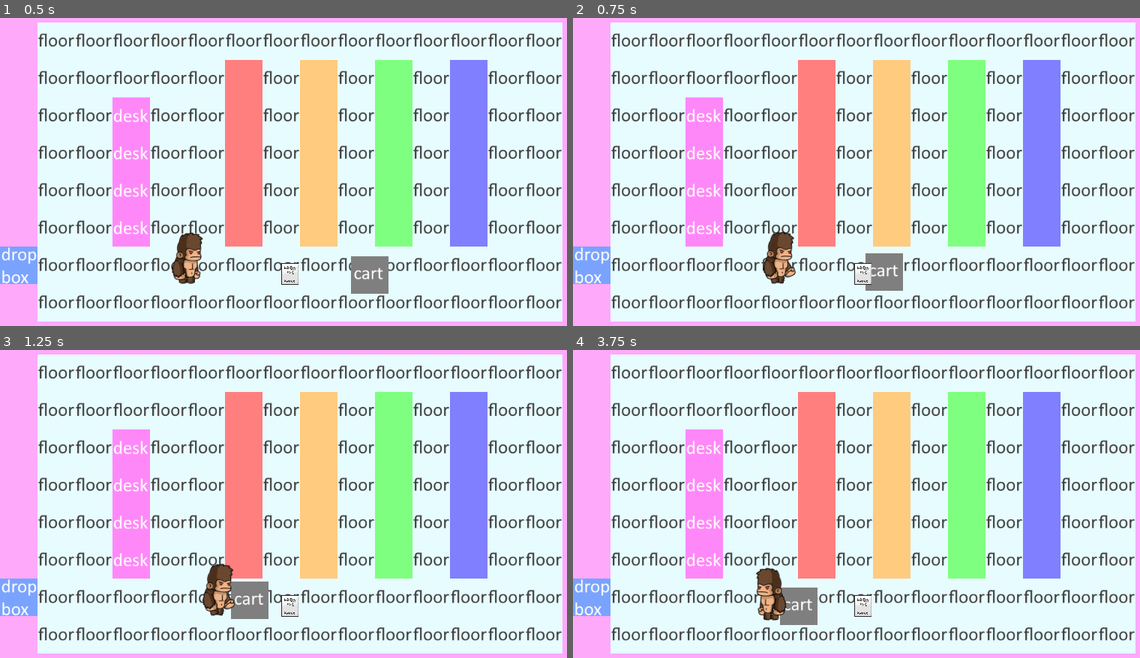
Above: before the commit, frames 1-4 (two rows, left to right).
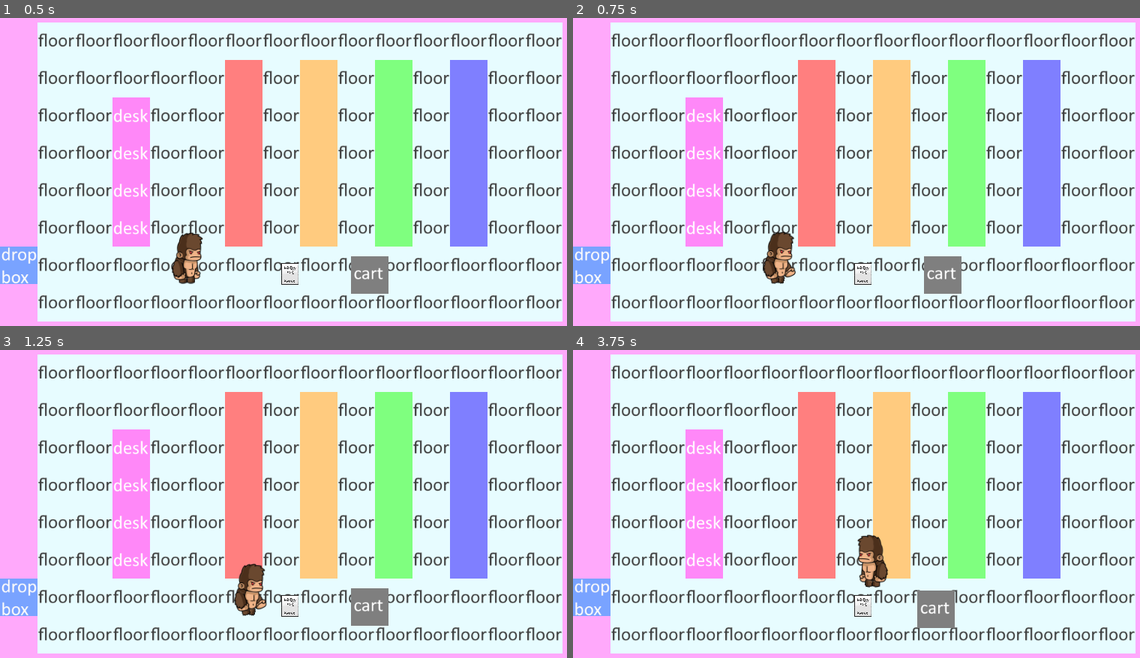
Above: after the commit, the same moments.

Repository: Jawfish/Overbooked
Game: Godot game, scene res://Engine/Main.tscn
The game is run twice, just before and just after one commit, with the same random seed, the same clock (stepped at 60 frames per second) and the same inputs.
Inputs:
- Up to frame 1 (0.5 s): no input
- Up to frame 2 (0.75 s): hold D (move_right) from 0.53 s (still down); hold Space (interact) from 0.53 s (still down)
- Up to frame 3 (1.25 s): keep holding D (move_right); keep holding Space (interact); tap Shift (move_cart, bound only after the commit) at 0.8 s
- Up to frame 4 (3.75 s): release D (move_right) at 1.28 s; release Space (interact) at 1.28 s; hold S (move_down) 1.28-2.03 s; tap Shift (move_cart, bound only after the commit) at 1.35, 2.3, 2.85 s; tap Space (interact) at 1.55, 3.05 s; hold D (move_right) 2.03-2.78 s; hold Space (interact) 2.03-2.78 s; hold W (move_up) 2.78-3.53 s; hold A (move_left) from 3.53 s (still down); hold Space (interact) from 3.53 s (still down)

Frame 1 is identical in both runs. In frame 2, 1.5% of the frame differs, in the area x 51-69%, y 76-90%; in frame 3, 2.5%; in frame 4, 2.9%, in the area x 32-68%, y 59-91%.

Commit message:
initial dropbox functionality

Diff:
--- a/Actors/Interactor.gd
+++ b/Actors/Interactor.gd
@@ -11,7 +11,7 @@
 	actor = get_parent()
 
 func _input(event):
-	if event.is_action_pressed("ui_select"):
+	if event.is_action_pressed("interact"):
 		if heldItem and not target:
 			# drop
 			var map = get_node("/root/Main")
@@ -35,12 +35,12 @@
 
 func _on_body_entered(body: PhysicsBody2D):
 	#highlight_object(body)
-	print("body in interactor")
+	print(body.name + " entered interactor")
 	target = body
 
 func _on_body_exited(body: PhysicsBody2D):
 	#unhighlight_object(body)
-	print("body left")
+	print(body.name + " left interactor")
 	var still_overlapping = self.get_overlapping_bodies()
 	target = still_overlapping[0] if len(still_overlapping) > 0 else null
 
--- a/Actors/Player.gd
+++ b/Actors/Player.gd
@@ -4,6 +4,9 @@
 enum STATES {IDLE, MOVING, INTERACTING}
 
 var current_state: int = STATES.IDLE
+
+func _ready() -> void:
+	Globals.player = self
 
 func _physics_process(delta):
 	# get input action strength
--- a/Actors/Player.tscn
+++ b/Actors/Player.tscn
@@ -1,24 +1,24 @@
-[gd_scene load_steps=9 format=2]
+[gd_scene load_steps=10 format=2]
 
 [ext_resource path="res://Actors/Actor.tscn" type="PackedScene" id=1]
 [ext_resource path="res://Actors/Player.gd" type="Script" id=2]
 [ext_resource path="res://Actors/Interactor.tscn" type="PackedScene" id=3]
 [ext_resource path="res://Assets/Objects/HighlightMaterial.tres" type="Material" id=4]
 
-[sub_resource type="RectangleShape2D" id=1]
+[sub_resource type="CircleShape2D" id=1]
+radius = 23.6363
+
+[sub_resource type="RectangleShape2D" id=2]
 extents = Vector2( 16, 48 )
 
 [sub_resource type="RectangleShape2D" id=3]
 extents = Vector2( 16, 48 )
 
-[sub_resource type="RectangleShape2D" id=2]
-extents = Vector2( 22, 16 )
-
 [sub_resource type="RectangleShape2D" id=4]
 extents = Vector2( 22, 16 )
 
-[sub_resource type="CircleShape2D" id=1]
-radius = 21.2969
+[sub_resource type="RectangleShape2D" id=5]
+extents = Vector2( 22, 16 )
 
 [node name="Player" instance=ExtResource( 1 )]
 z_index = 2
@@ -26,6 +26,7 @@
 movement_speed = 150
 
 [node name="Collider" parent="." index="1"]
+position = Vector2( 0.211869, 6.98997 )
 shape = SubResource( 1 )
 
 [node name="Interactor" parent="." index="2" instance=ExtResource( 3 )]
--- /dev/null
+++ b/Assets/UI/ExclamationMark.svg
@@ -0,0 +1,74 @@
+<?xml version="1.0" encoding="UTF-8" standalone="no"?>
+<svg
+   xmlns:dc="http://purl.org/dc/elements/1.1/"
+   xmlns:cc="http://creativecommons.org/ns#"
+   xmlns:rdf="http://www.w3.org/1999/02/22-rdf-syntax-ns#"
+   xmlns:svg="http://www.w3.org/2000/svg"
+   xmlns="http://www.w3.org/2000/svg"
+   xmlns:sodipodi="http://sodipodi.sourceforge.net/DTD/sodipodi-0.dtd"
+   xmlns:inkscape="http://www.inkscape.org/namespaces/inkscape"
+   width="75.82312mm"
+   height="263.50217mm"
+   viewBox="0 0 75.82312 263.50216"
+   version="1.1"
+   id="svg8"
+   inkscape:version="1.0.1 (3bc2e813f5, 2020-09-07)"
+   sodipodi:docname="ExclamationMark.svg">
+  <defs
+     id="defs2" />
+  <sodipodi:namedview
+     id="base"
+     pagecolor="#ffffff"
+     bordercolor="#666666"
+     borderopacity="1.0"
+     inkscape:pageopacity="0.0"
+     inkscape:pageshadow="2"
+     inkscape:zoom="0.49497475"
+     inkscape:cx="143.86993"
+     inkscape:cy="656.74124"
+     inkscape:document-units="mm"
+     inkscape:current-layer="layer1"
+     inkscape:document-rotation="0"
+     showgrid="false"
+     fit-margin-top="5"
+     fit-margin-left="5"
+     fit-margin-right="5"
+     fit-margin-bottom="5"
+     lock-margins="true"
+     inkscape:window-width="1887"
+     inkscape:window-height="1198"
+     inkscape:window-x="1039"
+     inkscape:window-y="99"
+     inkscape:window-maximized="0" />
+  <metadata
+     id="metadata5">
+    <rdf:RDF>
+      <cc:Work
+         rdf:about="">
+        <dc:format>image/svg+xml</dc:format>
+        <dc:type
+           rdf:resource="http://purl.org/dc/dcmitype/StillImage" />
+        <dc:title></dc:title>
+      </cc:Work>
+    </rdf:RDF>
+  </metadata>
+  <g
+     inkscape:label="Layer 1"
+     inkscape:groupmode="layer"
+     id="layer1"
+     transform="translate(-34.632238,81.987289)">
+    <circle
+       style="fill:#ffffff;fill-rule:evenodd;stroke:#000000;stroke-width:5.29167;stroke-miterlimit:4;stroke-dasharray:none"
+       id="path10"
+       cx="72.571426"
+       cy="143.63095"
+       r="30.238094" />
+    <ellipse
+       style="fill:#ffffff;fill-rule:evenodd;stroke:#000000;stroke-width:4.78779;stroke-miterlimit:4;stroke-dasharray:none"
+       id="path12"
+       ry="81.951866"
+       rx="30.488852"
+       cy="7.3584723"
+       cx="72.514984" />
+  </g>
+</svg>
--- /dev/null
+++ b/Assets/UI/Pip.svg
@@ -0,0 +1,67 @@
+<?xml version="1.0" encoding="UTF-8" standalone="no"?>
+<svg
+   xmlns:dc="http://purl.org/dc/elements/1.1/"
+   xmlns:cc="http://creativecommons.org/ns#"
+   xmlns:rdf="http://www.w3.org/1999/02/22-rdf-syntax-ns#"
+   xmlns:svg="http://www.w3.org/2000/svg"
+   xmlns="http://www.w3.org/2000/svg"
+   xmlns:sodipodi="http://sodipodi.sourceforge.net/DTD/sodipodi-0.dtd"
+   xmlns:inkscape="http://www.inkscape.org/namespaces/inkscape"
+   width="75.76786mm"
+   height="75.76786mm"
+   viewBox="0 0 75.76786 75.767858"
+   version="1.1"
+   id="svg8"
+   inkscape:version="1.0.1 (3bc2e813f5, 2020-09-07)"
+   sodipodi:docname="Pip.svg">
+  <defs
+     id="defs2" />
+  <sodipodi:namedview
+     id="base"
+     pagecolor="#ffffff"
+     bordercolor="#666666"
+     borderopacity="1.0"
+     inkscape:pageopacity="0.0"
+     inkscape:pageshadow="2"
+     inkscape:zoom="0.49497475"
+     inkscape:cx="143.66108"
+     inkscape:cy="189.63085"
+     inkscape:document-units="mm"
+     inkscape:current-layer="layer1"
+     inkscape:document-rotation="0"
+     showgrid="false"
+     fit-margin-top="5"
+     fit-margin-left="5"
+     fit-margin-right="5"
+     fit-margin-bottom="5"
+     lock-margins="true"
+     inkscape:window-width="1887"
+     inkscape:window-height="1198"
+     inkscape:window-x="1039"
+     inkscape:window-y="99"
+     inkscape:window-maximized="0" />
+  <metadata
+     id="metadata5">
+    <rdf:RDF>
+      <cc:Work
+         rdf:about="">
+        <dc:format>image/svg+xml</dc:format>
+        <dc:type
+           rdf:resource="http://purl.org/dc/dcmitype/StillImage" />
+        <dc:title></dc:title>
+      </cc:Work>
+    </rdf:RDF>
+  </metadata>
+  <g
+     inkscape:label="Layer 1"
+     inkscape:groupmode="layer"
+     id="layer1"
+     transform="translate(-34.687497,-105.74702)">
+    <circle
+       style="fill:#ffffff;fill-rule:evenodd;stroke:#000000;stroke-width:5.29167;stroke-miterlimit:4;stroke-dasharray:none"
+       id="path10"
+       cx="72.571426"
+       cy="143.63095"
+       r="30.238094" />
+  </g>
+</svg>
--- /dev/null
+++ b/Engine/Globals.gd
@@ -0,0 +1,3 @@
+extends Node
+
+var player: Player
--- /dev/null
+++ b/Interface/Pip.tscn
@@ -0,0 +1,6 @@
+[gd_scene load_steps=2 format=2]
+
+[ext_resource path="res://Assets/UI/Pip.svg" type="Texture" id=1]
+
+[node name="Pip" type="Sprite"]
+texture = ExtResource( 1 )
--- /dev/null
+++ b/Objects/Book.gd
@@ -0,0 +1,19 @@
+extends Node
+class_name Book
+enum BOOK_COLORS {RED, ORANGE, GREEN, BLUE}
+
+var book_color: int
+
+func _init() -> void:
+	book_color = randi() % BOOK_COLORS.size() + 1
+
+func _ready() -> void:
+	match book_color:
+		BOOK_COLORS.RED:
+			pass
+		BOOK_COLORS.ORANGE:
+			pass
+		BOOK_COLORS.GREEN:
+			pass
+		BOOK_COLORS.BLUE:
+			pass
--- a/Objects/Book.tscn
+++ b/Objects/Book.tscn
@@ -1,6 +1,7 @@
-[gd_scene load_steps=3 format=2]
+[gd_scene load_steps=4 format=2]
 
 [ext_resource path="res://Assets/Objects/book.png" type="Texture" id=1]
+[ext_resource path="res://Objects/Book.gd" type="Script" id=2]
 
 [sub_resource type="RectangleShape2D" id=1]
 extents = Vector2( 16, 20 )
@@ -8,6 +9,7 @@
 [node name="Book" type="StaticBody2D"]
 collision_layer = 2
 collision_mask = 2147483650
+script = ExtResource( 2 )
 
 [node name="CollisionShape2D" type="CollisionShape2D" parent="."]
 shape = SubResource( 1 )
--- a/Objects/CartObject.gd
+++ b/Objects/CartObject.gd
@@ -5,33 +5,34 @@
 export(int) var _push_speed: int = 1
 
 var _books: Array = []
-var _being_pushed_by_player: bool = false
+var _attached: bool = false
 
-onready var _player: Actor = get_parent().find_node("Player")
+onready var _player: Actor = Globals.player
 
 func _input(event: InputEvent) -> void:
-	if event.is_action_pressed("interact"):
-		attach_to_player()
+	if event.is_action_pressed("move_cart"):
+		if (_player.position - position).length() < 100:
+			attach_to_player()
+	if event.is_action_released("move_cart") and _attached:
+		_attached = false
 
 func _physics_process(delta: float) -> void:
 	rotation = 0
-	if _being_pushed_by_player:
+	if _attached and _player:
 		move_and_slide((_player.position - position) * 2)
 
 func push(direction: Vector2) -> void:
 	move_and_collide(direction * _push_speed)
 
-# TODO: replace Object with book type
-func add_book(book: Object):
+func add_book(book: StaticBody2D) -> void:
 	if _books.size() < _max_books:
 		_books.append(book)
 
-# TODO: replace Object with book type
-func get_top_book() -> Object:
+func get_top_book() -> StaticBody2D:
 	return _books.pop_back()
 
 func attach_to_player() -> void:
-	_being_pushed_by_player = true
+	_attached = true
 
 func detach_from_player() -> void:
-	_being_pushed_by_player = false
+	_attached = false
--- a/Objects/CartObject.tscn
+++ b/Objects/CartObject.tscn
@@ -7,6 +7,8 @@
 radius = 16.0
 
 [node name="CartObject" type="KinematicBody2D"]
+collision_layer = 4
+collision_mask = 2147483652
 script = ExtResource( 2 )
 
 [node name="Sprite" type="Sprite" parent="."]
--- a/Objects/DropBoxObject.gd
+++ b/Objects/DropBoxObject.gd
@@ -1,17 +1,44 @@
 extends GameObject
 class_name DropBoxObject
 
-
-# Declare member variables here. Examples:
-# var a: int = 2
-# var b: String = "text"
+export(float) var min_time: float
+export(float) var max_time: float
+export(PackedScene) var book_scene: PackedScene
+var _books: Array
 
 
-# Called when the node enters the scene tree for the first time.
-func _ready() -> void:
-	pass # Replace with function body.
+func _on_Timer_ready() -> void:
+	start_random_timer()
 
+func _on_Timer_timeout() -> void:
+	start_random_timer()
+	$AudioStreamPlayer2D.play()
+	$AnimationPlayer.play("Exclaim")
+	generate_new_book()
 
-# Called every frame. 'delta' is the elapsed time since the previous frame.
-#func _process(delta: float) -> void:
-#	pass
+func start_random_timer() -> void:
+	# randomize so it won't be the same every game
+	randomize()
+	$Timer.start(rand_range(min_time, max_time))
+
+func generate_new_book() -> void:
+	var book: Book = book_scene.instance()
+	add_book_pip(book)
+	_books.append(book)
+
+func add_book_pip(book: Book) -> void:
+	var pip = Rect2(position + Vector2(0, 32), Vector2.ONE * 10)
+	var color: Color
+	match book.book_color:
+		book.BOOK_COLORS.RED:
+			color = Color.blue
+		book.BOOK_COLORS.ORANGE:
+			color = Color.orange
+		book.BOOK_COLORS.GREEN:
+			color = Color.green
+		book.BOOK_COLORS.BLUE:
+			color = Color.blue
+	draw_rect(pip, color)
+
+func remove_book_pip() -> void:
+	pass
--- a/Objects/DropBoxObject.tscn
+++ b/Objects/DropBoxObject.tscn
@@ -1,14 +1,82 @@
-[gd_scene load_steps=5 format=2]
+[gd_scene load_steps=11 format=2]
 
 [ext_resource path="res://Objects/Object.tscn" type="PackedScene" id=1]
 [ext_resource path="res://Assets/Tiles/DropBoxTile.png" type="Texture" id=2]
 [ext_resource path="res://Objects/DropBoxObject.gd" type="Script" id=3]
+[ext_resource path="res://Assets/Sounds/sfxE04.wav" type="AudioStream" id=4]
+[ext_resource path="res://Assets/UI/ExclamationMark.svg" type="Texture" id=5]
+[ext_resource path="res://Objects/Book.tscn" type="PackedScene" id=6]
 
 [sub_resource type="RectangleShape2D" id=1]
 extents = Vector2( 32, 32 )
 
+[sub_resource type="Animation" id=2]
+resource_name = "Exclaim"
+length = 0.3
+tracks/0/type = "value"
+tracks/0/path = NodePath("ExclamationMark:position")
+tracks/0/interp = 2
+tracks/0/loop_wrap = true
+tracks/0/imported = false
+tracks/0/enabled = true
+tracks/0/keys = {
+"times": PoolRealArray( 0, 0.2 ),
+"transitions": PoolRealArray( 1, 1 ),
+"update": 0,
+"values": [ Vector2( 0, 0 ), Vector2( 0, -96 ) ]
+}
+tracks/1/type = "value"
+tracks/1/path = NodePath("ExclamationMark:scale")
+tracks/1/interp = 2
+tracks/1/loop_wrap = true
+tracks/1/imported = false
+tracks/1/enabled = true
+tracks/1/keys = {
+"times": PoolRealArray( 0, 0.2 ),
+"transitions": PoolRealArray( 1, 1 ),
+"update": 0,
+"values": [ Vector2( 1e-05, 1e-05 ), Vector2( 0.1, 0.1 ) ]
+}
+tracks/2/type = "method"
+tracks/2/path = NodePath("AnimationPlayer")
+tracks/2/interp = 1
+tracks/2/loop_wrap = true
+tracks/2/imported = false
+tracks/2/enabled = true
+tracks/2/keys = {
+"times": PoolRealArray( 0.3 ),
+"transitions": PoolRealArray( 1 ),
+"values": [ {
+"args": [ "Idle", -1, 1.0, false ],
+"method": "play"
+} ]
+}
+
+[sub_resource type="Animation" id=3]
+resource_name = "Idle"
+length = 6.0
+loop = true
+tracks/0/type = "value"
+tracks/0/path = NodePath("ExclamationMark:position")
+tracks/0/interp = 2
+tracks/0/loop_wrap = true
+tracks/0/imported = false
+tracks/0/enabled = true
+tracks/0/keys = {
+"times": PoolRealArray( 0, 0.5, 1, 1.5, 2, 2.5, 3, 3.5, 4, 4.5, 5, 5.5 ),
+"transitions": PoolRealArray( 1, 1, 1, 1, 1, 1, 1, 1, 1, 1, 1, 1 ),
+"update": 0,
+"values": [ Vector2( 0, -100 ), Vector2( 0, -92 ), Vector2( 0, -100 ), Vector2( 0, -92 ), Vector2( 0, -100 ), Vector2( 0, -92 ), Vector2( 0, -100 ), Vector2( 0, -92 ), Vector2( 0, -100 ), Vector2( 0, -92 ), Vector2( 0, -100 ), Vector2( 0, -92 ) ]
+}
+
+[sub_resource type="Animation" id=4]
+resource_name = "Stash"
+
 [node name="DropBoxObject" instance=ExtResource( 1 )]
 script = ExtResource( 3 )
+min_time = 7.0
+max_time = 20.0
+book_scene = ExtResource( 6 )
 
 [node name="Sprite" type="Sprite" parent="." index="0"]
 texture = ExtResource( 2 )
@@ -17,3 +85,19 @@
 
 [node name="CollisionShape2D" type="CollisionShape2D" parent="StaticBody2D" index="0"]
 shape = SubResource( 1 )
+
+[node name="Timer" type="Timer" parent="." index="2"]
+
+[node name="AudioStreamPlayer2D" type="AudioStreamPlayer2D" parent="." index="3"]
+stream = ExtResource( 4 )
+
+[node name="ExclamationMark" type="Sprite" parent="." index="4"]
+scale = Vector2( 1e-05, 1e-05 )
+texture = ExtResource( 5 )
+
+[node name="AnimationPlayer" type="AnimationPlayer" parent="." index="5"]
+anims/Exclaim = SubResource( 2 )
+anims/Idle = SubResource( 3 )
+anims/Stash = SubResource( 4 )
+[connection signal="ready" from="Timer" to="." method="_on_Timer_ready"]
+[connection signal="timeout" from="Timer" to="." method="_on_Timer_timeout"]
--- a/Objects/ShelfObject.gd
+++ b/Objects/ShelfObject.gd
@@ -19,3 +19,5 @@
 		"blue":
 			modulate = Color(0.5, 0.5, 1.0, 1.0)
 			shelf_color = SHELF_COLORS.BLUE
+	name = color.capitalize() + "ShelfObject"
+	print(name)
--- a/Objects/ShelfObject.tscn
+++ b/Objects/ShelfObject.tscn
@@ -14,6 +14,8 @@
 texture = ExtResource( 3 )
 
 [node name="StaticBody2D" type="StaticBody2D" parent="." index="1"]
+collision_layer = 7
+collision_mask = 7
 
 [node name="CollisionShape2D" type="CollisionShape2D" parent="StaticBody2D" index="0"]
 shape = SubResource( 1 )
--- a/Objects/WallObject.tscn
+++ b/Objects/WallObject.tscn
@@ -15,7 +15,9 @@
 texture = ExtResource( 2 )
 
 [node name="StaticBody2D" type="StaticBody2D" parent="." index="1"]
-physics_material_override = SubResource( 2 )
+collision_layer = 7
+collision_mask = 7
+physics_material_override = SubResource( 1 )
 
 [node name="CollisionShape2D" type="CollisionShape2D" parent="StaticBody2D" index="0"]
-shape = SubResource( 1 )
+shape = SubResource( 2 )
--- a/project.godot
+++ b/project.godot
@@ -13,6 +13,11 @@
 "class": "Actor",
 "language": "GDScript",
 "path": "res://Actors/Actor.gd"
+}, {
+"base": "Node",
+"class": "Book",
+"language": "GDScript",
+"path": "res://Objects/Book.gd"
 }, {
 "base": "KinematicBody2D",
 "class": "CartObject",
@@ -46,6 +51,7 @@
 } ]
 _global_script_class_icons={
 "Actor": "",
+"Book": "",
 "CartObject": "",
 "DeskObject": "",
 "DropBoxObject": "",
@@ -59,6 +65,10 @@
 config/name="Overbooked"
 run/main_scene="res://Engine/Main.tscn"
 config/icon="res://icon.png"
+
+[autoload]
+
+Globals="*res://Engine/Globals.gd"
 
 [display]
 
@@ -102,6 +112,12 @@
 , Object(InputEventJoypadButton,"resource_local_to_scene":false,"resource_name":"","device":0,"button_index":2,"pressure":0.0,"pressed":false,"script":null)
  ]
 }
+move_cart={
+"deadzone": 0.5,
+"events": [ Object(InputEventJoypadButton,"resource_local_to_scene":false,"resource_name":"","device":0,"button_index":7,"pressure":0.0,"pressed":false,"script":null)
+, Object(InputEventKey,"resource_local_to_scene":false,"resource_name":"","device":0,"alt":false,"shift":false,"control":false,"meta":false,"command":false,"pressed":false,"scancode":16777237,"unicode":0,"echo":false,"script":null)
+ ]
+}
 
 [layer_names]
 
Not shown: 2 places in Actors/Player.tscn that only renumber resources
Not shown, added: Assets/Music/Locations_SeaVillage_Loop_CompleteTrack.wav.import
Not shown, added: Assets/Sounds/bookClose.ogg.import
Not shown, added: Assets/Sounds/bookFlip1.ogg.import
Not shown, added: Assets/Sounds/bookFlip2.ogg.import
Not shown, added: Assets/Sounds/bookFlip3.ogg.import
Not shown, added: Assets/Sounds/bookOpen.ogg.import
Not shown, added: Assets/Sounds/bookPlace1.ogg.import
Not shown, added: Assets/Sounds/bookPlace2.ogg.import
Not shown, added: Assets/Sounds/bookPlace3.ogg.import
Not shown, added: Assets/Sounds/sfxE04.wav.import
Not shown, added: Assets/UI/ExclamationMark.svg.import
(and 12 more such lines)
